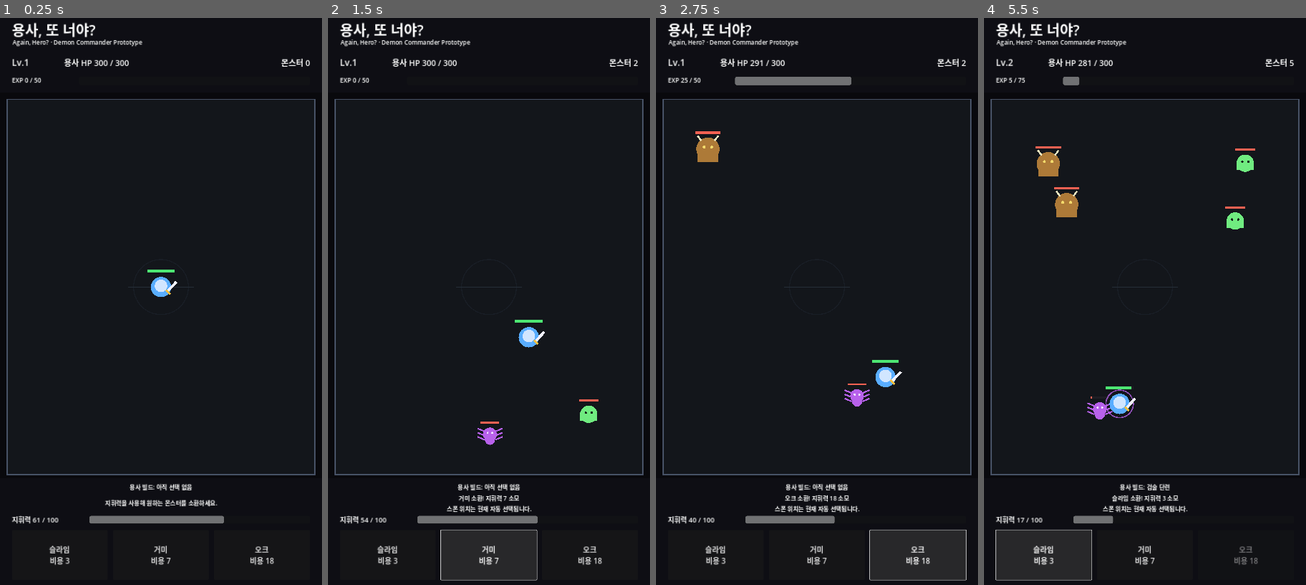
Above: before the commit, frames 1-4 (left to right).
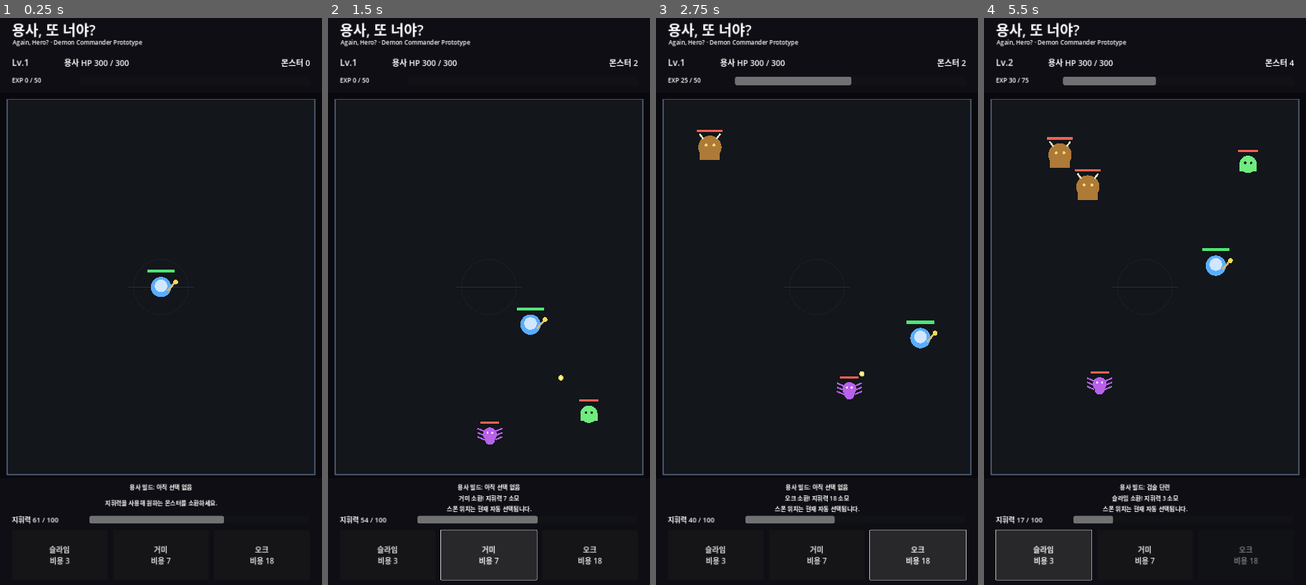
Above: after the commit, the same moments.

Repository: MinSung0732/Again-Hero-
Game: Godot game, scene res://src/main/Main.tscn
The game is run twice, just before and just after one commit, with the same random seed, the same clock (stepped at 60 frames per second) and the same inputs.
Inputs:
- Up to frame 1 (0.25 s): no input
- Up to frame 2 (1.5 s): click "슬라임 비용 3" at 0.5 s; click "거미 비용 7" at 1.25 s
- Up to frame 3 (2.75 s): click "오크 비용 18" at 2 s
- Up to frame 4 (5.5 s): click "슬라임 비용 3" at 2.75 s; click "거미 비용 7" at 3.5 s; click "오크 비용 18" at 4.25 s; click "슬라임 비용 3" at 5 s

The runs differ from the first frame. In frame 1, less than 0.1% of the frame differs, in the area x 51-56%, y 46-49%; in frame 2, 0.4%; in frame 3, 0.9%; in frame 4, 2.6%, in the area x 7-97%, y 7-71%.

Commit message:
feat: convert prototype hero to ranged kiting combat

Diff:
--- a/src/hero/hero.gd
+++ b/src/hero/hero.gd
@@ -8,13 +8,21 @@
 
 const AUGMENT_CATALOG := preload("res://src/data/hero_augment_catalog.gd")
 const BUILD_AI := preload("res://src/ai/hero_build_ai.gd")
-const AI_SENSE_RADIUS := 320.0
+const PROJECTILE_SCENE := preload("res://src/hero/HeroProjectile.tscn")
+
+const AI_SENSE_RADIUS := 420.0
+const KITE_DISTANCE := 210.0
+const APPROACH_DISTANCE_RATIO := 0.86
+const FIELD_WIDTH := 1080.0
+const FIELD_HEIGHT := 1280.0
+const FIELD_MARGIN := 72.0
 
 @export var max_hp: int = 300
 @export var move_speed: float = 230.0
 @export var attack_damage: int = 34
-@export var attack_range: float = 78.0
-@export var attack_cooldown: float = 0.48
+@export var attack_range: float = 430.0
+@export var attack_cooldown: float = 0.62
+@export var projectile_speed: float = 680.0
 
 var current_hp: int
 var level: int = 1
@@ -29,11 +37,13 @@
 var level_flash_timer: float = 0.0
 var slow_timer: float = 0.0
 var move_multiplier: float = 1.0
+var strafe_sign: float = 1.0
 
 func _ready() -> void:
 	add_to_group("hero")
 	current_hp = max_hp
 	exp_to_next_level = _required_exp_for_level(level)
+	strafe_sign = -1.0 if randf() < 0.5 else 1.0
 	health_changed.emit(current_hp, max_hp)
 	progression_changed.emit(level, current_exp, exp_to_next_level)
 	queue_redraw()
@@ -62,20 +72,64 @@
 
 	if not is_instance_valid(target) or target.is_queued_for_deletion() or retarget_timer <= 0.0:
 		target = _find_nearest_monster()
-		retarget_timer = 0.15
+		retarget_timer = 0.12
 
 	if not is_instance_valid(target):
 		velocity = Vector2.ZERO
 		return
 
 	var distance := global_position.distance_to(target.global_position)
-	if distance > attack_range:
-		velocity = global_position.direction_to(target.global_position) * move_speed * move_multiplier
-		move_and_slide()
-	else:
-		velocity = Vector2.ZERO
-		if attack_timer <= 0.0:
-			_attack_target()
+	var move_direction := _choose_move_direction(target, distance)
+	velocity = move_direction * move_speed * move_multiplier
+	move_and_slide()
+	_clamp_to_battlefield()
+
+	if distance <= attack_range and attack_timer <= 0.0:
+		_fire_projectile(target)
+
+func _choose_move_direction(nearest_target: Node2D, nearest_distance: float) -> Vector2:
+	var avoidance := Vector2.ZERO
+
+	for node in get_tree().get_nodes_in_group("monsters"):
+		if not is_instance_valid(node) or node.is_queued_for_deletion():
+			continue
+
+		var monster := node as Node2D
+		if monster == null:
+			continue
+
+		var distance := global_position.distance_to(monster.global_position)
+		if distance <= 0.0 or distance > KITE_DISTANCE:
+			continue
+
+		var weight := 1.0 - clampf(distance / KITE_DISTANCE, 0.0, 1.0)
+		avoidance += monster.global_position.direction_to(global_position) * (0.35 + weight)
+
+	if avoidance.length_squared() > 0.01:
+		return avoidance.normalized()
+
+	if nearest_distance > attack_range * APPROACH_DISTANCE_RATIO:
+		return global_position.direction_to(nearest_target.global_position)
+
+	var to_target := global_position.direction_to(nearest_target.global_position)
+	var tangent := Vector2(-to_target.y, to_target.x) * strafe_sign
+	return tangent.normalized()
+
+func _clamp_to_battlefield() -> void:
+	var clamped_position := position
+	var hit_edge := false
+
+	if clamped_position.x < FIELD_MARGIN or clamped_position.x > FIELD_WIDTH - FIELD_MARGIN:
+		hit_edge = true
+	if clamped_position.y < FIELD_MARGIN or clamped_position.y > FIELD_HEIGHT - FIELD_MARGIN:
+		hit_edge = true
+
+	clamped_position.x = clampf(clamped_position.x, FIELD_MARGIN, FIELD_WIDTH - FIELD_MARGIN)
+	clamped_position.y = clampf(clamped_position.y, FIELD_MARGIN, FIELD_HEIGHT - FIELD_MARGIN)
+	position = clamped_position
+
+	if hit_edge:
+		strafe_sign *= -1.0
 
 func _find_nearest_monster() -> Node2D:
 	var nearest: Node2D = null
@@ -94,13 +148,20 @@
 
 	return nearest
 
-func _attack_target() -> void:
-	if not is_instance_valid(target):
+func _fire_projectile(current_target: Node2D) -> void:
+	if not is_instance_valid(current_target):
+		return
+
+	var shot_direction := global_position.direction_to(current_target.global_position)
+	if shot_direction.length_squared() <= 0.0:
 		return
 
 	attack_timer = attack_cooldown
-	if target.has_method("take_damage"):
-		target.call("take_damage", attack_damage)
+
+	var projectile := PROJECTILE_SCENE.instantiate() as Area2D
+	get_parent().add_child(projectile)
+	projectile.global_position = global_position + shot_direction * 46.0
+	projectile.call("setup", shot_direction, attack_damage, projectile_speed, attack_range)
 
 func gain_exp(amount: int) -> void:
 	if amount <= 0 or current_hp <= 0:
@@ -196,7 +257,7 @@
 	var augment_id: String = String(augment.get("id", ""))
 
 	match augment_id:
-		"sword_mastery":
+		"projectile_power":
 			attack_damage += 8
 		"rapid_strikes":
 			attack_cooldown = maxf(attack_cooldown * 0.88, 0.18)
@@ -206,7 +267,7 @@
 		"pursuit":
 			move_speed += 25.0
 		"long_reach":
-			attack_range += 20.0
+			attack_range += 35.0
 		"battle_recovery":
 			current_hp = mini(current_hp + 90, max_hp)
 
@@ -269,8 +330,10 @@
 
 	draw_circle(Vector2.ZERO, 34.0, body_color)
 	draw_circle(Vector2(0, -4), 21.0, Color(0.82, 0.9, 1.0))
-	draw_line(Vector2(22, 14), Vector2(52, -18), Color(0.95, 0.95, 1.0), 9.0)
-	draw_line(Vector2(17, 10), Vector2(31, 24), Color(0.95, 0.75, 0.25), 7.0)
+
+	# Ranged prototype weapon: small staff + glowing focus.
+	draw_line(Vector2(22, 13), Vector2(44, -12), Color(0.82, 0.72, 0.48), 7.0)
+	draw_circle(Vector2(49, -17), 8.0, Color(0.95, 0.86, 0.32))
 
 	var bar_width := 92.0
 	var hp_ratio := float(current_hp) / float(max_hp)
